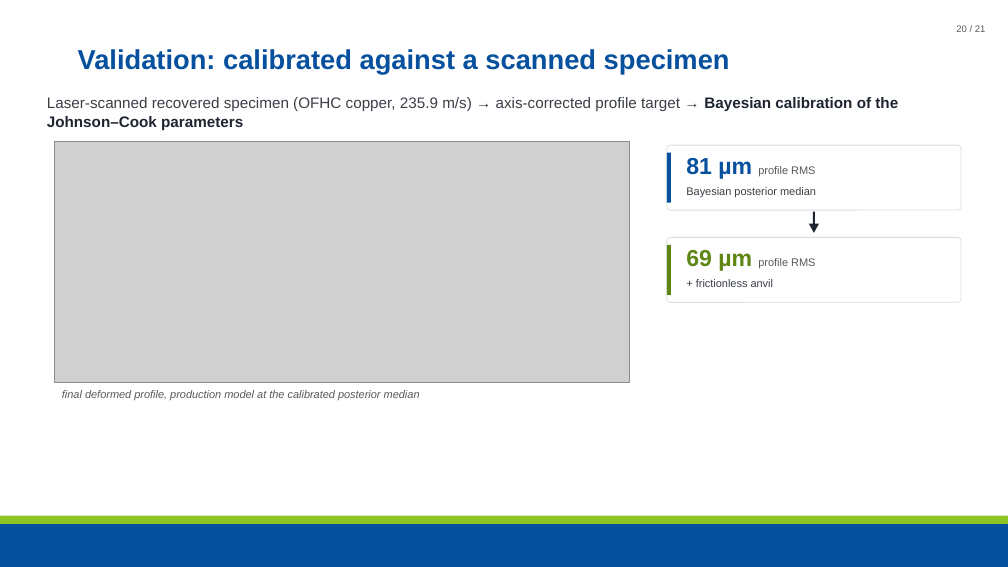
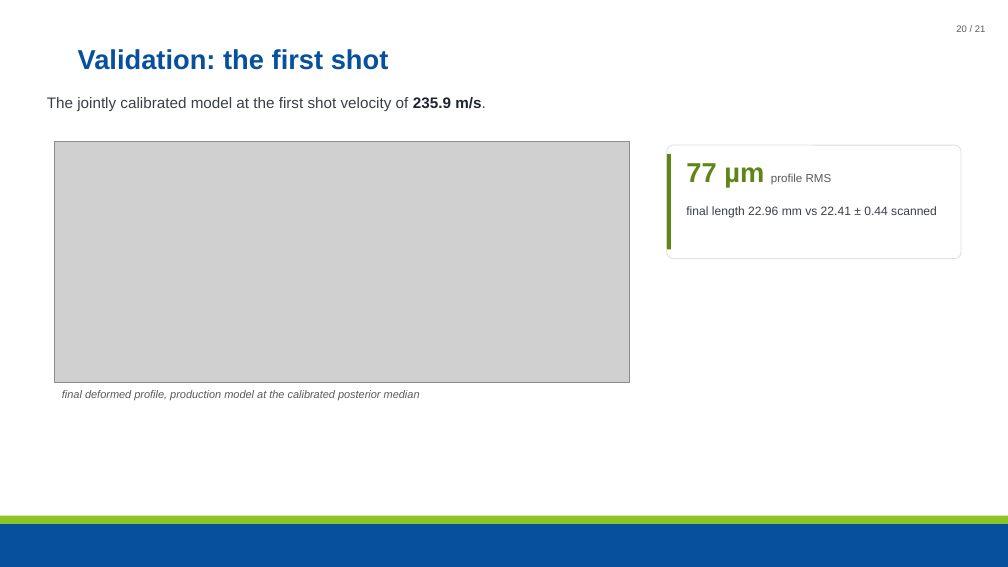
Before and after one commit to maxnezdyur/marlin, a slide deck: slide 20 of examples/impact/slide_assets/WCCM_NEML2_explicit_dynamics_v2.pptx. Drawn at 1008x567 pixels with LibreOffice and Linux fonts; fonts in the diff are those of the drawing; grey boxes stand for pictures; background and template pictures are left out. Boxes give left, top, right and bottom in pixels: in the first picture for what was removed or moved away, otherwise in the second. Text is boxed around its words. In the diff, an @@ line names an element or a change of style, - is before the commit and + after.

Commit message:
adopt joint two-shot calibration: model files from g3 median, deck slides reworked

```diff
--- a/examples/impact/slide_assets/WCCM_NEML2_explicit_dynamics_v2.pptx
+++ b/examples/impact/slide_assets/WCCM_NEML2_explicit_dynamics_v2.pptx
@@ title at [78, 49, 389, 70]: text changed @@
-Validation: calibrated against a scanned specimen
+Validation: the first shot
@@ text at [47, 97, 486, 111]: text changed @@
-Laser-scanned recovered specimen (OFHC copper, 235.9 m/s) → axis-corrected profile target → Bayesian calibration of the Johnson–Cook parameters
+The jointly calibrated model at the first shot velocity of 235.9 m/s.
@@ rounded rectangle: place and size @@
-rounded rectangle at [667, 145, 961, 210]
+rounded rectangle at [667, 145, 961, 259]
@@ rectangle: place and size @@
-rectangle at [667, 153, 671, 203]
+rectangle at [667, 154, 671, 250]
@@ rectangle at [667, 154, 671, 250]: fill #06509D to #5E8614 @@
@@ text at [686, 163, 832, 187]: text changed; size 10.5 to 11 pt @@
-81 µm profile RMS
+77 µm profile RMS
@@ text at [686, 206, 937, 217]: text changed; size 10.5 to 11.5 pt @@
-Bayesian posterior median
+final length 22.96 mm vs 22.41 ± 0.44 scanned
@@ rounded rectangle removed at [667, 237, 961, 302] @@
@@ freeform shape removed at [809, 212, 819, 233] @@
@@ rectangle removed at [667, 245, 671, 295] @@
@@ text removed at [686, 250, 815, 271] @@
-69 µm profile RMS
@@ text removed at [696, 279, 774, 287] @@
-+ frictionless anvil
```
Also in this commit, not shown: 3 other slides changed, 3 other files.
